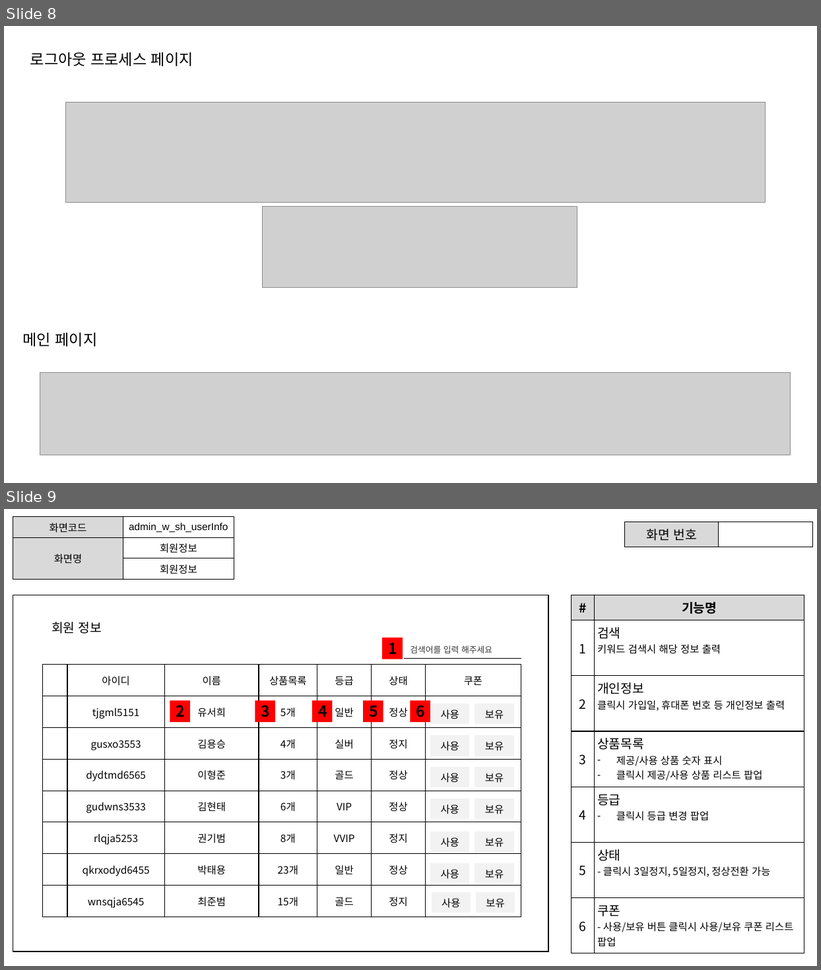
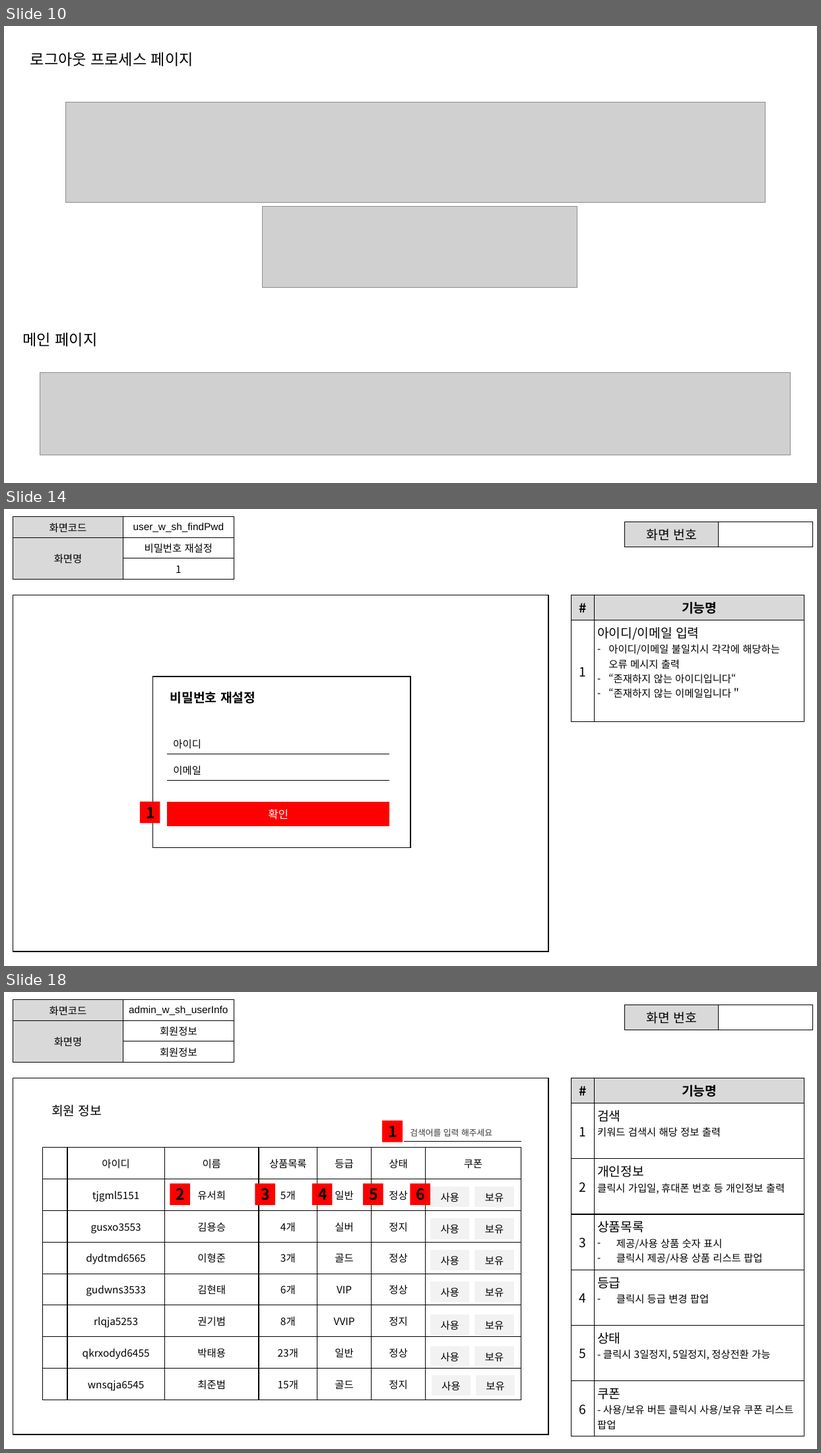
Before and after one commit to ezenteam2/RentalEquip, a slide deck: 0 발표용 파워포인트/0327 4차발표/0327 project04 - 파워포인트 - 서희.pptx. Shown one above the other, each under a label of ours: slides 8 and 9 before the commit, slides 10, 14 and 18 after it; the slides between them are not shown. The pictures are 821x970 and 821x1453 pixels, drawn with LibreOffice and Linux fonts; fonts in the diff are those of the drawing; grey boxes stand for pictures; background and template pictures are left out. Boxes give left, top, right and bottom in pixels: in the first picture for what was removed or moved away, otherwise in the second. Text is boxed around its words. In the diff, an @@ line names an element or a change of style, - is before the commit and + after.

```diff
--- a/0 발표용 파워포인트/0327 4차발표/0327 project04 - 파워포인트 - 서희.pptx
+++ b/0 발표용 파워포인트/0327 4차발표/0327 project04 - 파워포인트 - 서희.pptx
@@ slide 14 added at (4, 509, 817, 966), background #FFFFFF @@
@@ table added at (13, 517, 234, 576), 3 rows, 2 columns @@
+화면코드 | user_w_sh_findPwd
+화면명 | 비밀번호 재설정
+ | 1
@@ table added at (625, 522, 813, 544), 1 rows, 2 columns @@
+화면 번호 | 
@@ rectangle added at (13, 595, 548, 952), fill #FFFFFF, outline #000000 1 pt @@
@@ table added at (572, 595, 805, 706), 2 rows, 2 columns @@
+# | 기능명
+1 | 아이디/이메일 입력 / 아이디/이메일 불일치시 각각에 해당하는 오류 메시지 출력 / “존재하지 않는 아이디입니다“ / “존재하지 않는 이메일입니다＂
@@ rectangle added at (153, 677, 411, 848), fill #FFFFFF, outline #000000 1 pt @@
@@ rectangle added at (168, 684, 279, 712), fill #FFFFFF, outline #FFFFFF 1 pt, 15 pt, text #000000, bold @@
+비밀번호 재설정
@@ table added at (168, 733, 389, 752), 1 rows, 1 columns @@
+아이디
@@ table added at (168, 760, 389, 778), 1 rows, 1 columns @@
+이메일
@@ rectangle added at (140, 802, 160, 823), fill #FF0000, 18 pt, text #000000, bold @@
+1
@@ table added at (168, 802, 389, 826), 1 rows, 1 columns @@
+확인
@@ what was slide 8 is now slide 10 @@
@@ what was slide 9 is now slide 18 @@
```
Also in this commit, not shown: 16 other slides added.
